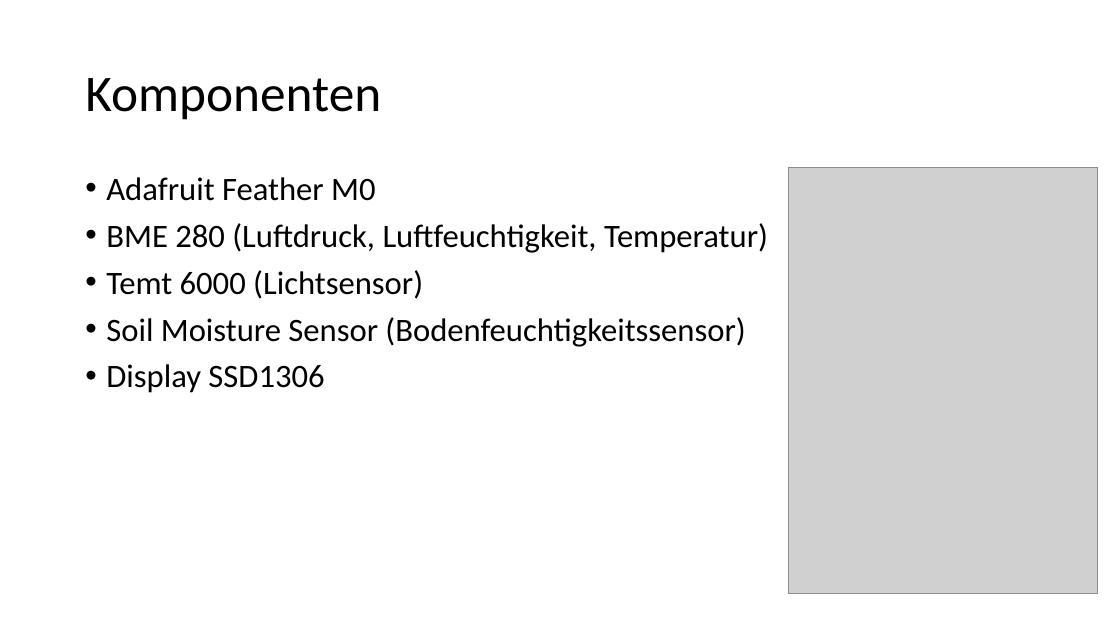
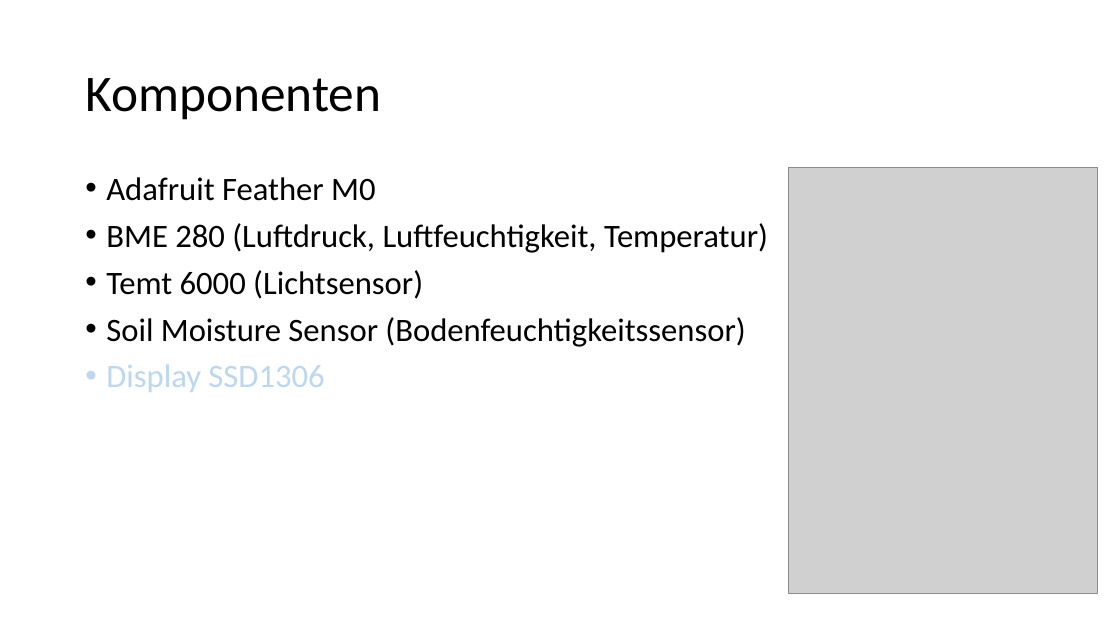
Before and after one commit to wh1tewid0w/summerschool2017, a slide deck: slide 5 of presentations/projectfinal-04-08-17.pptx. Drawn at 1120x630 pixels with LibreOffice and Linux fonts; fonts in the diff are those of the drawing; grey boxes stand for pictures; background and template pictures are left out. Boxes give left, top, right and bottom in pixels: in the first picture for what was removed or moved away, otherwise in the second. Text is boxed around its words. In the diff, an @@ line names an element or a change of style, - is before the commit and + after.

```diff
--- a/presentations/projectfinal-04-08-17.pptx
+++ b/presentations/projectfinal-04-08-17.pptx
@@ text at box(106, 364, 324, 392): text colour #000000 to #BDD7EE in "Display SSD1306" @@
```
Also in this commit, not shown: 1 other slide changed, 1 other file.
